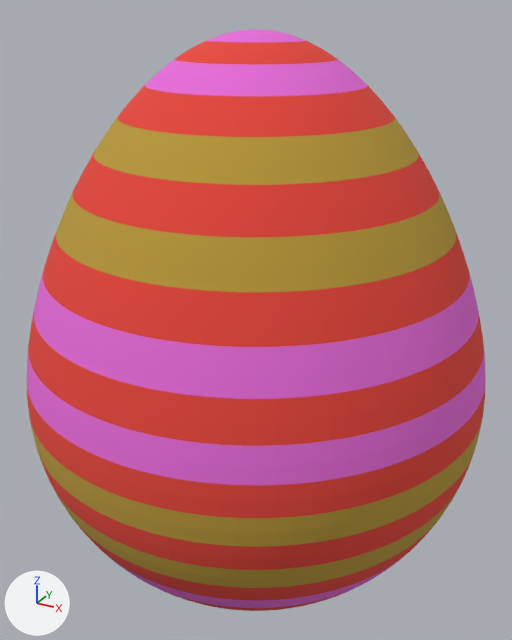
The glTF model src/assets/models/redegg.glb, before and after one commit.
Rendered twice from a 50 mm camera at (1.39, -2.52, 1.54) aimed at (-0.01, 0.01, 0.27). Every picture has the same lights, and +X, +Y and +Z are marked at lower left.
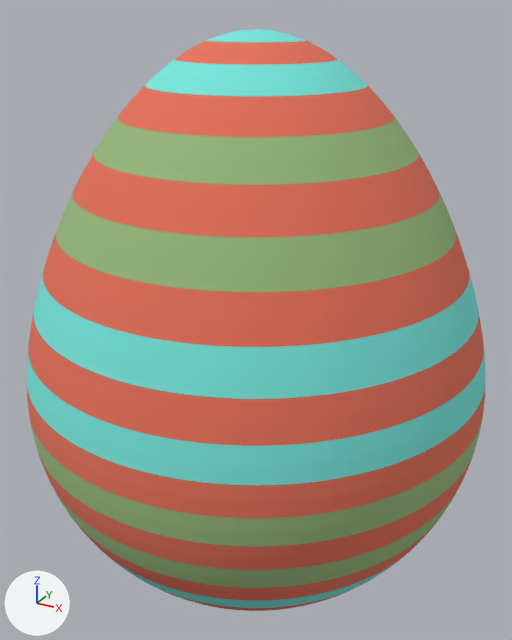
The edits, one by one:
Material 'Material.001' (mat_material_001) changes colour from red #e7463a to red #e7725a; in linear values from (0.8, 0.0611, 0.0425) to (0.8, 0.168, 0.103).
Material 'Material.004' (mat_material_004) changes colour from yellow #bb9a39 to green #98bb7f; in linear values from (0.497, 0.325, 0.0403) to (0.315, 0.497, 0.212).
Material 'Material.002' (mat_material_002) changes colour from pink #e76cd9 to cyan #78e7de; in linear values from (0.8, 0.15, 0.694) to (0.187, 0.8, 0.733).

Location of each change, [x1, y1, x2, y2] in pixels of the pictures (512 x 640 px):
'Sphere', recoloured: [27, 29, 486, 611] in both
